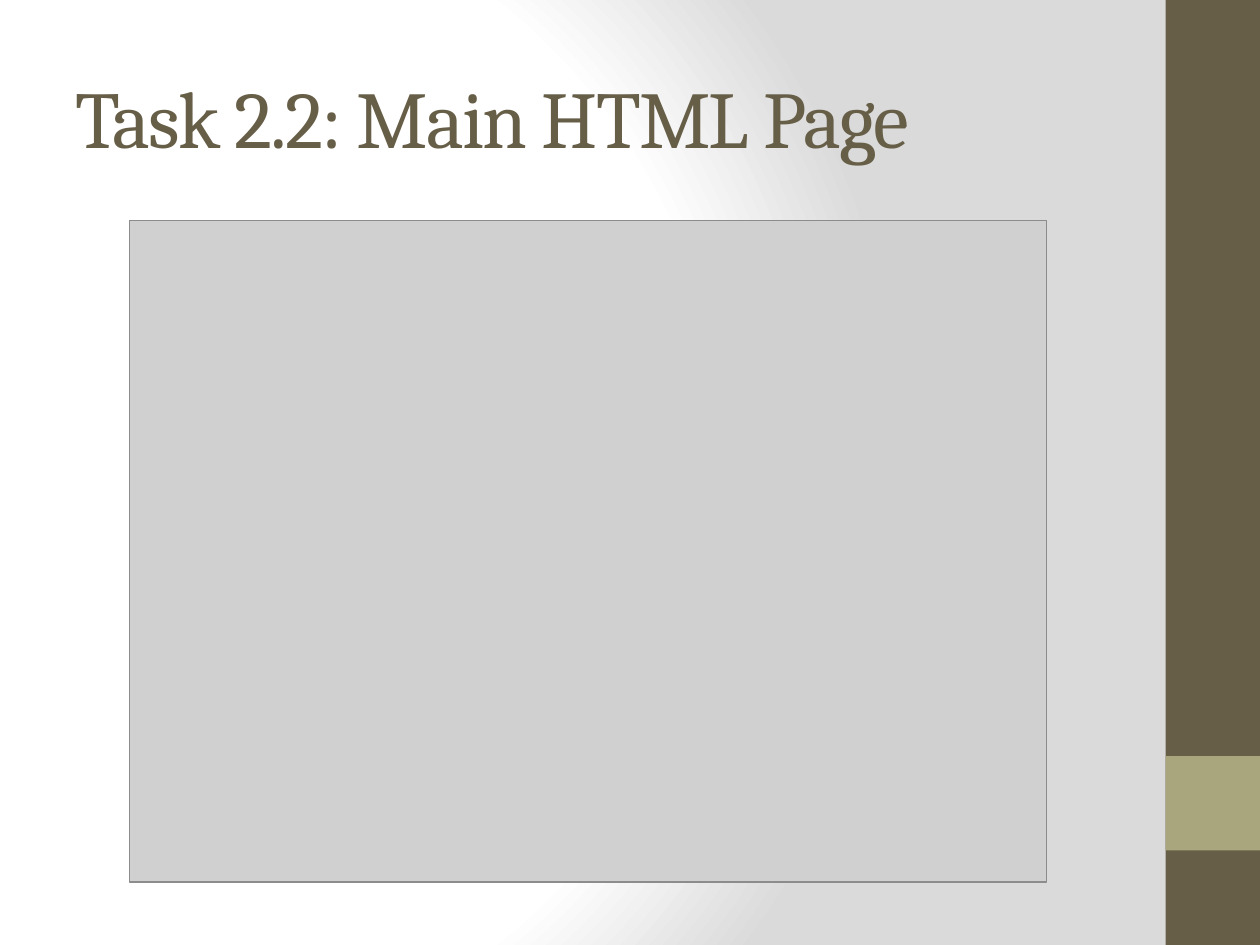
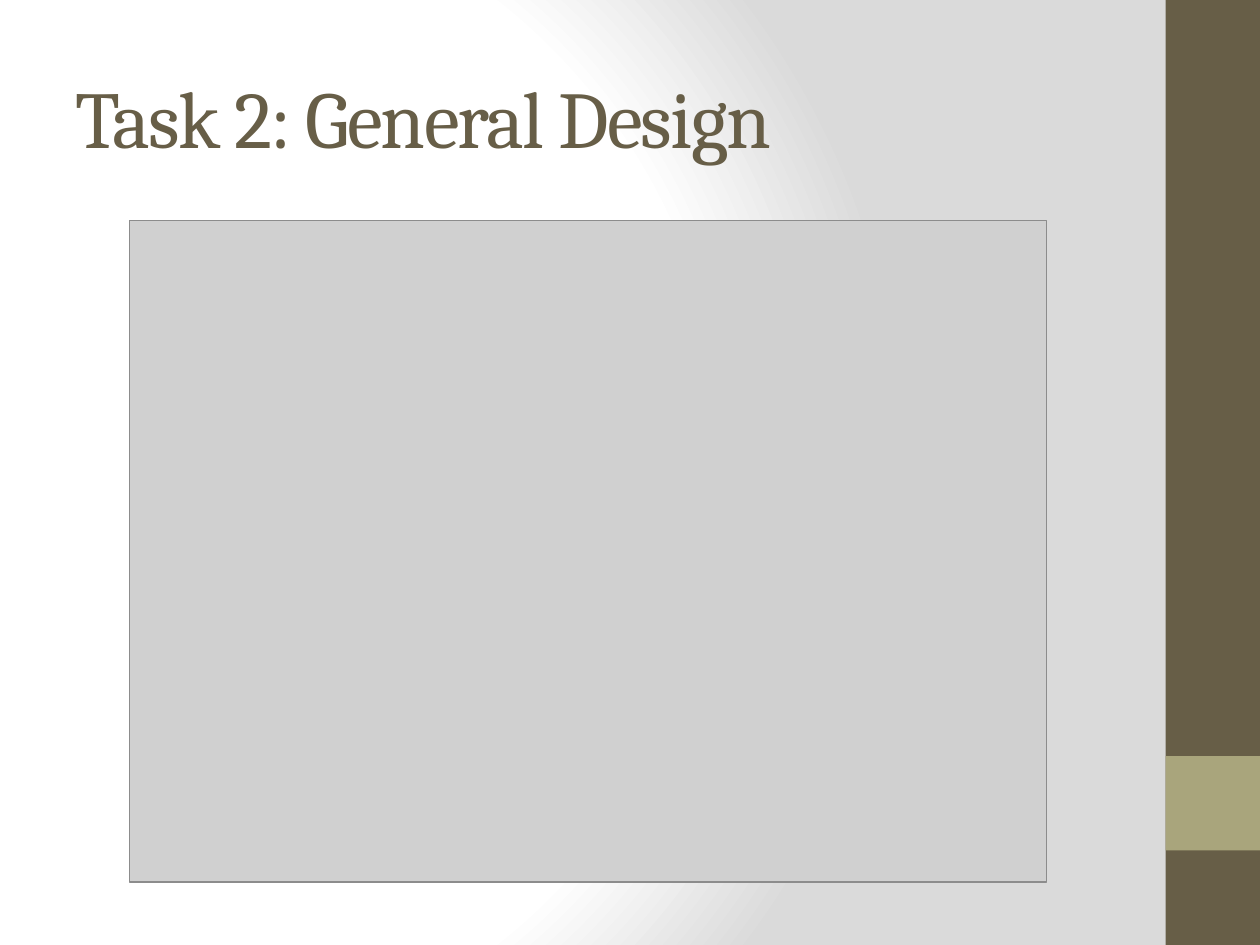
Before and after one commit to kochm8/ch.bfh.bti7054.w2014.p.beerwebshop, a slide deck: slide 7 of doc/Präsentation.pptx (slide 5 before the commit). Drawn at 1260x945 pixels with LibreOffice and Linux fonts; fonts in the diff are those of the drawing; grey boxes stand for pictures. Boxes give left, top, right and bottom in pixels: in the first picture for what was removed or moved away, otherwise in the second. Text is boxed around its words. In the diff, an @@ line names an element or a change of style, - is before the commit and + after.

```diff
--- a/doc/Präsentation.pptx
+++ b/doc/Präsentation.pptx
@@ title at (76, 92, 772, 166): text changed @@
-Task 2.2: Main HTML Page
+Task 2: General Design
```
Also in this commit, not shown: 4 other slides changed, 7 slides added, 1 slide removed, 1 other file.
